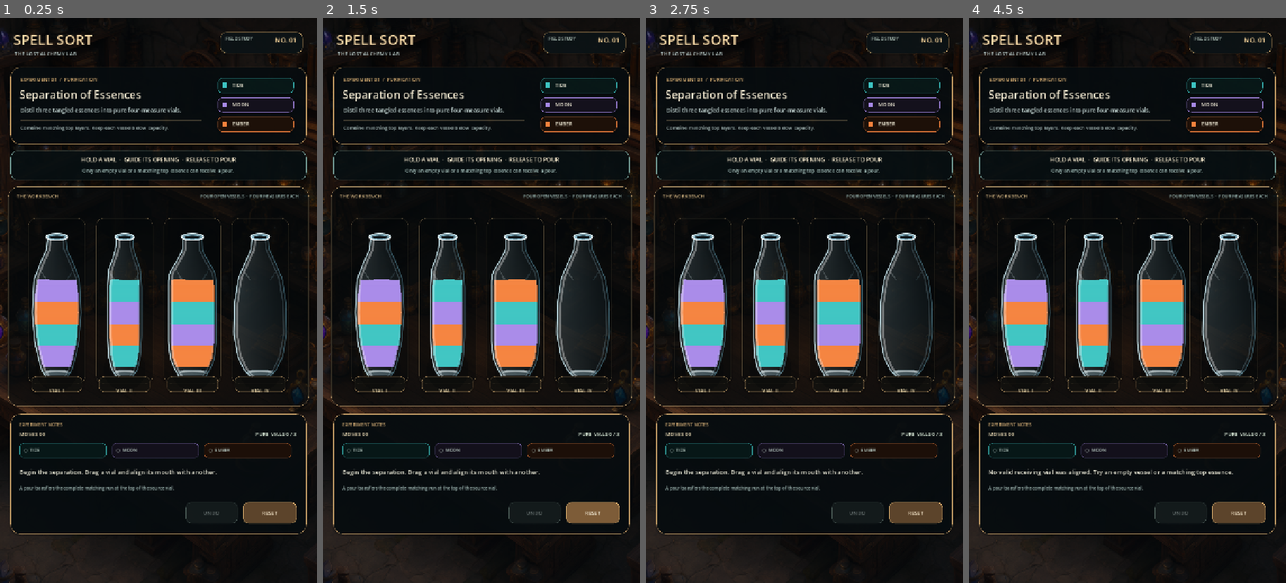
Above: before the commit, frames 1-4 (left to right).
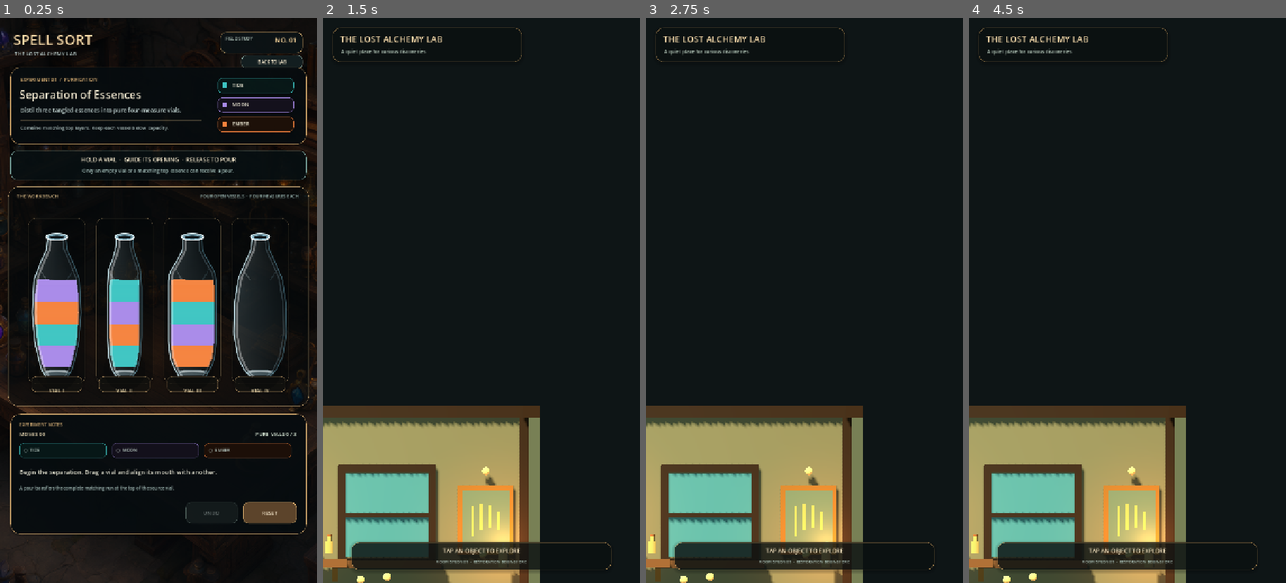
Above: after the commit, the same moments.

Repository: Kryodo/spell-sort-game
Game: Godot game, scene res://scenes/alchemy_interaction_test.tscn
The game is run twice, just before and just after one commit, with the same random seed, the same clock (stepped at 60 frames per second) and the same inputs. This scene is started directly instead of the project's main scene.
Inputs (mouse positions are in pixels of both pictures, inside the frame that each line leads up to):
- Up to frame 1 (0.25 s): no input
- Up to frame 2 (1.5 s): click (595, 63) at 0.5 s, where only the run after the commit has a clickable "BACK TO LAB"; click (592, 515) at 1.25 s, where only the run before the commit has a clickable "RESET"
- Up to frame 3 (2.75 s): drag from (804, 300) to (836, 176) at 2.02 s
- Up to frame 4 (4.5 s): drag from (1064, 328) to (1111, 413) at 2.77 s; move the mouse to (1159, 176) at 3.52 s; click (1159, 176) at 3.67 s; drag from (1111, 413) to (1032, 215) at 4.27 s

The runs differ from the first frame. In frame 1, 0.1% of the frame differs, in the area x 75-96%, y 6-9%; in frame 2, 33%; in frame 3, 33%; in frame 4, 33%, in the area x 0-100%, y 1-100%.

Commit message:
Add return navigation from experiment to laboratory room

Diff:
--- a/scripts/alchemy_interaction_test.gd
+++ b/scripts/alchemy_interaction_test.gd
@@ -124,6 +124,13 @@
 	badge_number.position = Vector2(91.0, 3.0)
 	badge_number.size = Vector2(82.0, 29.0)
 	badge.add_child(badge_number)
+
+	var back_button := _make_action_button("BACK TO LAB", false)
+	back_button.position = Vector2(548.0, 84.0)
+	back_button.size = Vector2(140.0, 25.0)
+	back_button.add_theme_font_size_override("font_size", 10)
+	back_button.pressed.connect(_return_to_lab)
+	add_child(back_button)
 
 
 func _build_experiment_card() -> void:
@@ -1004,6 +1011,12 @@
 	_refresh_hud()
 
 
+func _return_to_lab() -> void:
+	if _is_animating:
+		return
+	get_tree().change_scene_to_file("res://scenes/lab_room_prototype.tscn")
+
+
 func _set_status(value: String) -> void:
 	if is_instance_valid(status_label):
 		status_label.text = value
